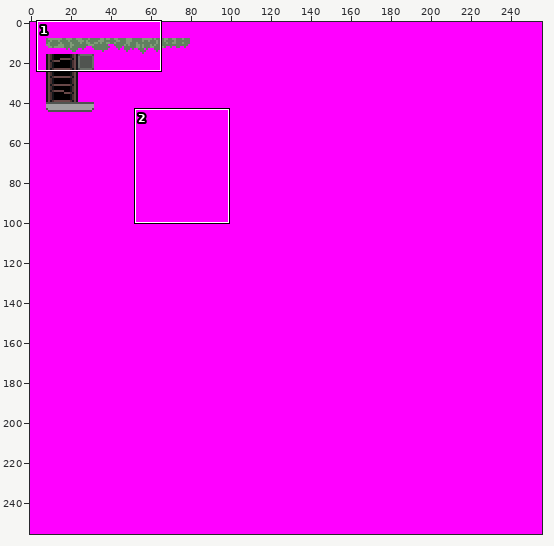
One commit to this sprite sheet: Project/AXE/AXEContent/Assets/Tilesets/basic.png. The picture above shows the old version from afar; the outline marks the close-up.
Close-up. First the earlier version:
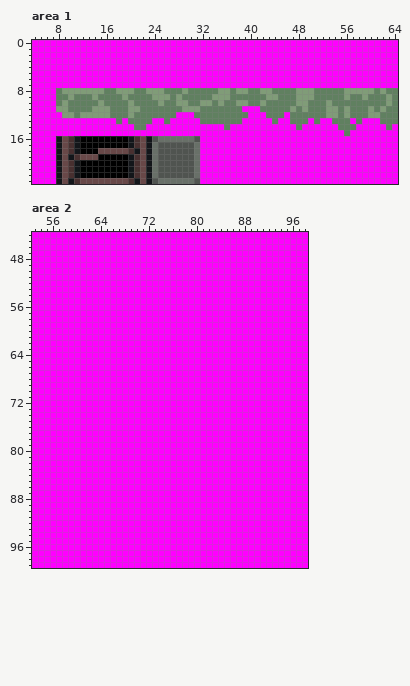
The file is 256x256 pixels. Colours within 5 levels of each other are drawn and written as one. Shown: area 1: x 4..64, y 0..23; area 2: x 53..98, y 44..99. The commit also changed other parts of the picture, which this record leaves out.
The same view after the edit:
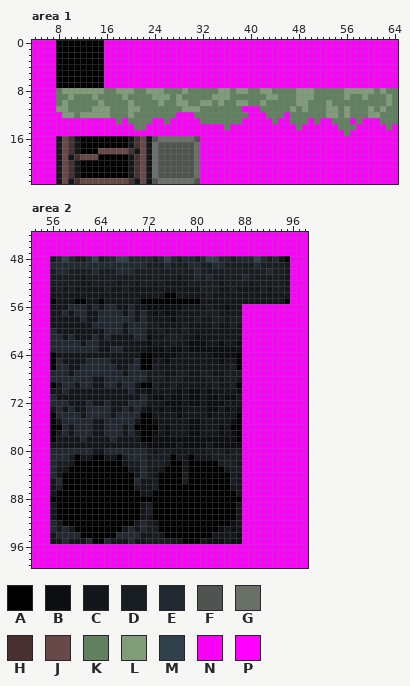
Palette (. is transparent): A #000000  B #0c0e11  C #13161a  D #181d21  E #212831  F #505450  G #687068  H #483030  J #684848  K #608060  L #809c78  M #31414a  N #f800f8  P #ff00ff
Edits made:
Changed rows in their new state; - is an unchanged pixel.
Area 1:
first column x 8:
 0 AAAAAAAA
 1 AAAAAAAA
 2 AAAAAAAA
 3 AAAAAAAA
 4 AAAAAAAA
 5 AAAAAAAA
 6 AAAAAAAA
 7 AAAAAAAA
first column x 57:
13 N
Area 2:
first column x 56:
 48 DEMEDDEMDEEMMEEEEDEMEDEEDEMMEEDEEEMEDECA
 49 EEEEEEEEEEEEEEEEDDDEDDDEEDDEEDDDDDEDDDDC
 50 DEEDDDDEDDDEEEDDDDDDDDDDEDDDDDDDDDDDEDDC
 51 DDDDDCDDDDDDDDDDDDDDDCDDEDEDDDDDEDDDDDDC
 52 DDDDDCCDDDDCDDCDDCDCCCCDDDDDCDDDDCDDDDDC
 53 CDCDCCCCCDCCDCCCCCCCCCCCCDDDCCDCCCCDCDDC
 54 CCCCCCCCCCCCCCCCCCCAACCCCCDCCCCCCCCCCCCC
 55 ACCCAACCACCCCCCAAAAAAAAAACCCCCCCCCCCCCCA
 56 CCCEEECECEECCECCBBBBBBCCCCDCCBCC--------
 57 CCECEECCEEEECECECBCBBCCCCDDDCCCC--------
 58 CCCCCECCEEEEEECECCCCBCCCDCCDDCDD--------
 59 CCCCCCCEEEEECEEEDDCCCCDCCCCDCCDC--------
 60 ECCCCCCCCEEECEEECCDCDCDCCCCCCCCC--------
 61 EECECCCECECCCCEEBCCDDDCCBCCCCCCC--------
 62 EEEEECEECCCCCCCCBCCCDCCBBBCCBCCB--------
 63 EEEEEEEECCEECCCCBBBCBBCBBBBBBBBB--------
 64 ACCCCCCCCCCCCCCAABBBBCCCCCCBBBBA--------
 65 AECCCCEEEECCCCEAACCBCCCCCCCCBCCA--------
 66 AEECCEEEEEECCEEAADCCCCCCCCCCCCDA--------
 67 EEECEEEEEEEECEEEDDDCCDDCCDDCCDDD--------
 68 EEEEEEECCEEEEEEECDDCDDCCCCDDCDDC--------
 69 ACEECEECCEECEECAADCCDCCCCCCDCCDA--------
 70 CCECCCCCCCCCCECCBCCCCBCBBCBCCCCB--------
 71 ECCCCCCCCCCCCCCECBBCBBCBBCBBCBBC--------
 72 EEECCCECCECCCEEECCCBBBCBBCBBBCCC--------
 73 CECECCEEEECCECECBCBCBBCCCCBBCBCB--------
 74 AEEEECEEEECEEEEAACCCCBCCCCBCCCCA--------
 75 ACEEEEECCEEEEECAABCCCCCBBCCCCCBA--------
 76 AAECEEECCEEECEAAAACBCCCBBCCCBCAA--------
 77 ACECEEECCEEECECAABCBCCCBBCCCBCBA--------
 78 ACCCCECCCCECCCCAABBBBBBBBBBBBBBA--------
 79 CCCCCCCCCCCCCCCCBBBBBCBBBBCBBBBB--------
 80 EEEEEEECCEEEEEEEDCDDCCCCCCDDDCDD--------
 81 EEEDACCAACCADEEEDDDDACCACCCDDDDD--------
 82 EDDCAAAAAAAACDDEDDDCAACAAAAADDDC--------
 83 ECCAAAAAAAAAACCEDCCAAACAAAAAACDD--------
 84 ECAAAAAAAAAAAACEDCAAAADAAAAAAADC--------
 85 CEAAAAAAAAAAAAECCDAAAADAAAAAAADC--------
 86 CDAAAAAAAAAAAADCCDAAAAAAAAAAAACC--------
 87 CAAAAAAAAAAAAAACCAAAAAAAAAAAAAAC--------
 88 AAAAAAAAAAAAAAAAAAAAAAAAAAAAAAAA--------
 89 CAAAAAAAAAAAAAACDAAAAAAAAAAAAAAC--------
 90 CAAAAAAAAAAAAAACDAAAAAAAAAAAAAAC--------
 91 CAAAAAAAAAAAAAACCAAAAAAAAAAAAAAC--------
 92 ECAAAAAAAAAAAACEDCAAAAAAAAAAAABC--------
 93 ECECAAAAAAAACECEDDAAAAAAAAAABCBC--------
 94 CEEEEAAAAAAEEEECCDCAAAAAAAACCCCB--------
 95 CCECCCEAAECCCECCDDDDCCAAACBBBCBB--------
Where, in picture pixels (left, top, right, bottom), the same in both close-ups:
changed: (56, 40, 104, 88)
changed: (350, 118, 356, 124)
changed: (50, 256, 290, 544)
